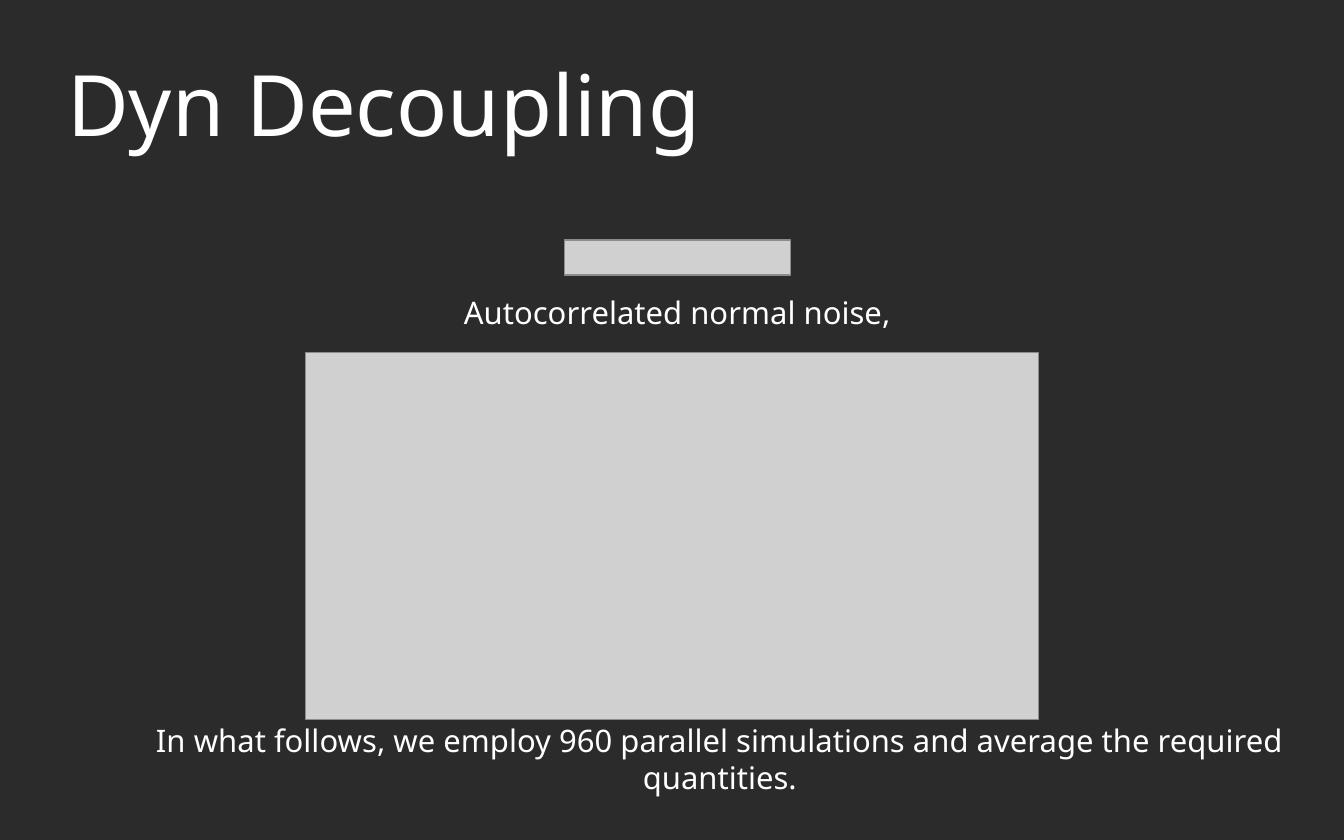
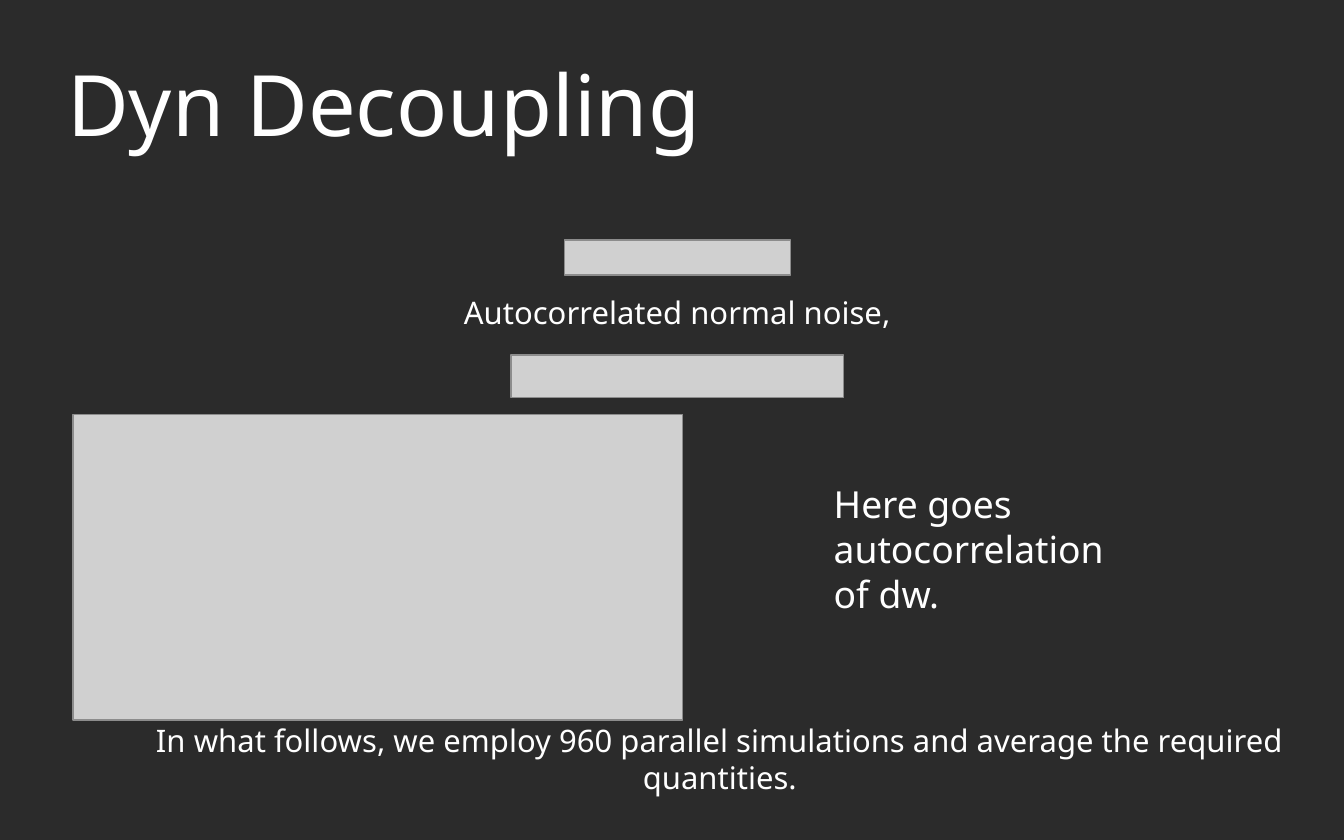
Before and after one commit to AGaliciaMartinez/Final-Project-Computational-Physics, a slide deck: slide 7 of presentation/NV_Carbons_presentation_asier.odp (slide 8 before the commit). Drawn at 1344x840 pixels with LibreOffice and Linux fonts; fonts in the diff are those of the drawing; grey boxes stand for pictures; background and template pictures are left out; a plain dark background stands for a picture behind light text. Boxes give left, top, right and bottom in pixels: in the first picture for what was removed or moved away, otherwise in the second. Text is boxed around its words. In the diff, an @@ line names an element or a change of style, - is before the commit and + after.

```diff
--- a/presentation/NV_Carbons_presentation_asier.odp
+++ b/presentation/NV_Carbons_presentation_asier.odp
@@ picture: place and size @@
-picture at (305,352,1038,720)
+picture at (511,355,844,398)
@@ picture added at (73,415,683,721) @@
@@ text added at (834,491,1104,609), 22 pt, text #FFFFFF @@
+Here goes autocorrelation of dw.
```
Also in this commit, not shown: 6 other slides changed, 1 slide added, 1 slide removed.
